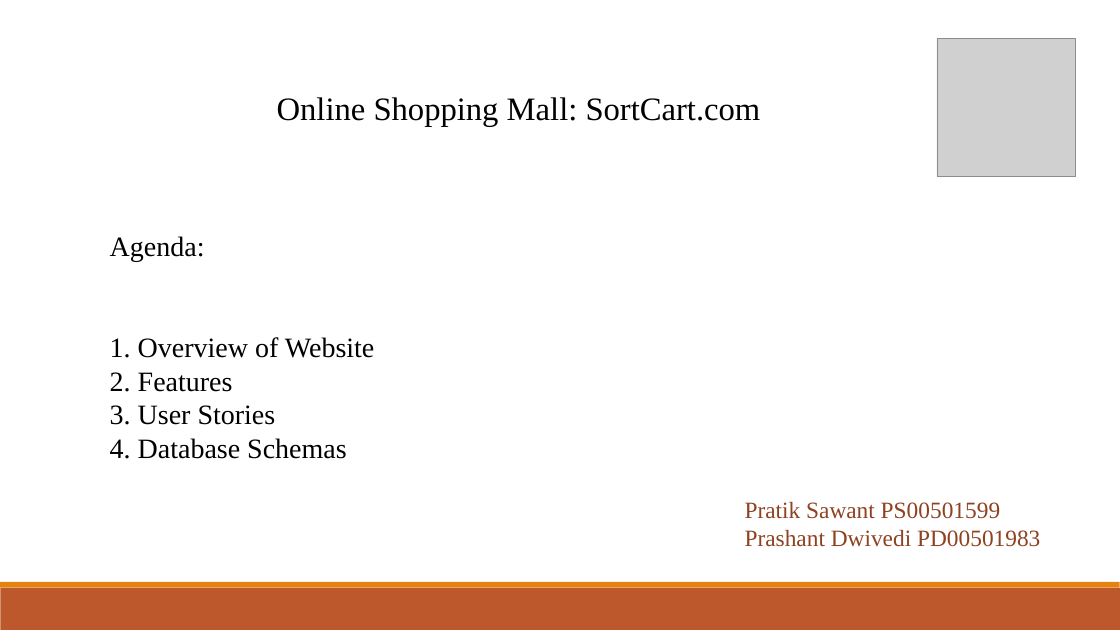
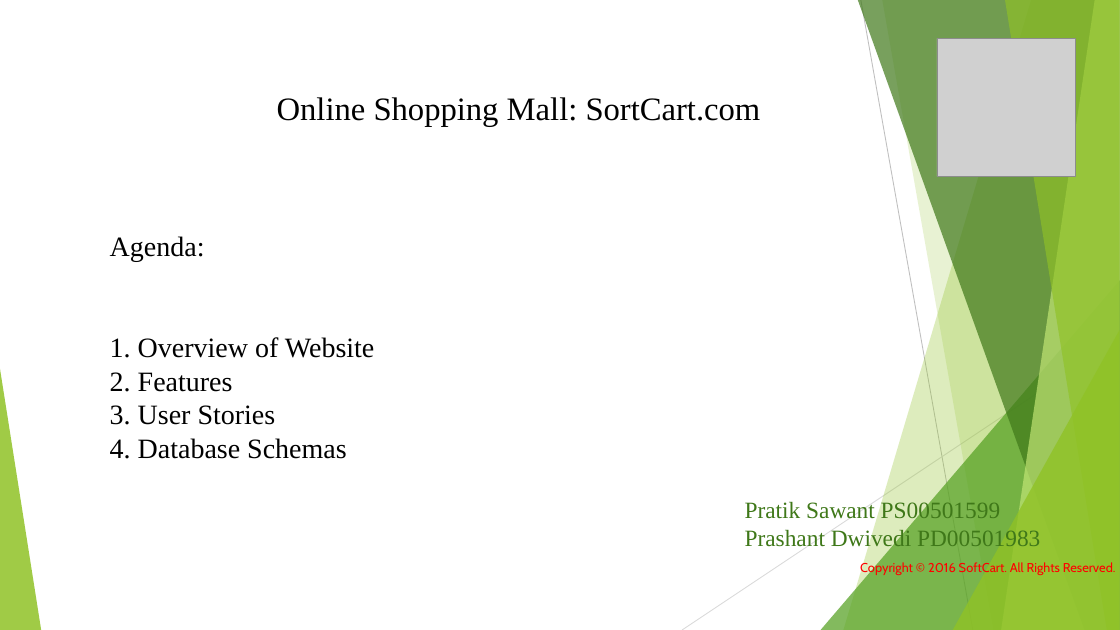
Before and after one commit to pratik8989s/d-day, a slide deck: slide 1 of 1.3/PPT.pptx. Drawn at 1120x630 pixels with LibreOffice and Linux fonts; fonts in the diff are those of the drawing; grey boxes stand for pictures. Boxes give left, top, right and bottom in pixels: in the first picture for what was removed or moved away, otherwise in the second. Text is boxed around its words. In the diff, an @@ line names an element or a change of style, - is before the commit and + after.

```diff
--- a/1.3/PPT.pptx
+++ b/1.3/PPT.pptx
@@ group added at (x1=0, y1=0, x2=1120, y2=630): 5 freeform shapes, 3 triangles, 2 lines @@
@@ text "Pratik Sawant PS00501599" at (x1=745, y1=500, x2=1040, y2=552): text colour #8E4221 to #3F7819 @@
@@ text added at (x1=860, y1=562, x2=1116, y2=577), 11 pt, text #FF0000 @@
+Copyright © 2016 SoftCart. All Rights Reserved.
@@ rectangle removed at (x1=0, y1=588, x2=1120, y2=630) @@
@@ rectangle removed at (x1=0, y1=582, x2=1120, y2=588) @@
```
Also in this commit, not shown: 4 other slides changed, 6 other files.
